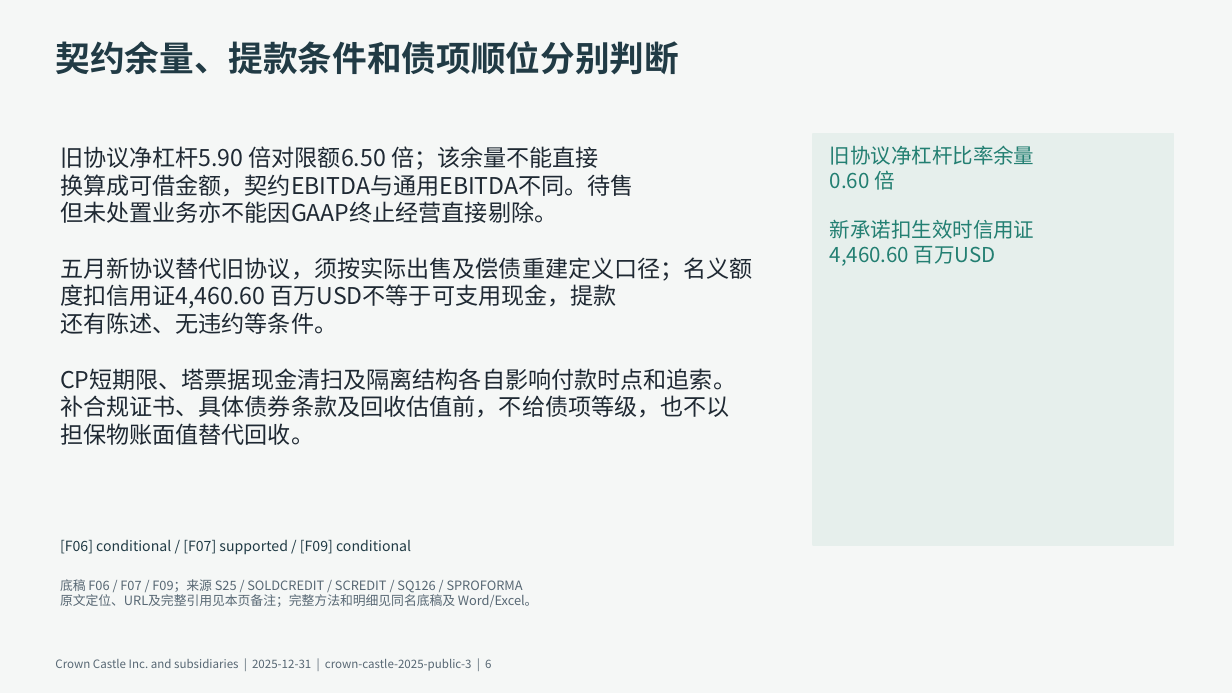
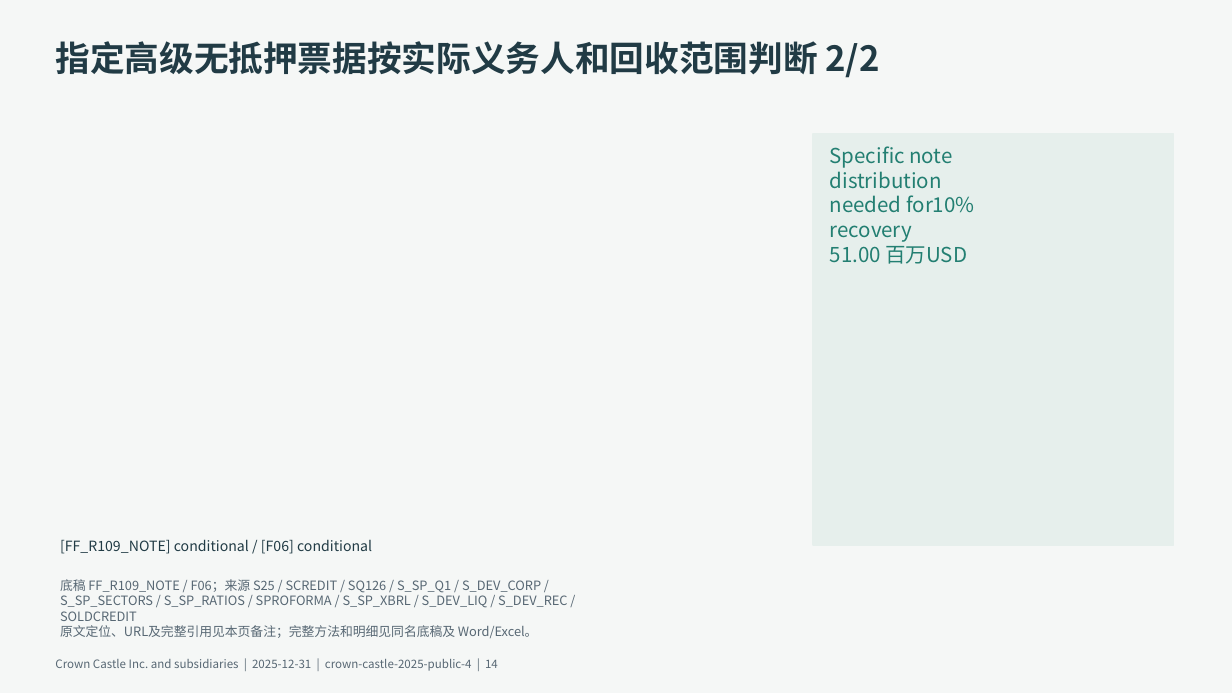
Before and after one commit to qingkongwanli0l/annual-report-analysis, a slide deck: slide 14 of examples/crown-castle-2025/deliverables/presentation.pptx (slide 6 before the commit). Drawn at 1232x693 pixels with LibreOffice and Linux fonts; fonts in the diff are those of the drawing. Boxes give left, top, right and bottom in pixels: in the first picture for what was removed or moved away, otherwise in the second. Text is boxed around its words. In the diff, an @@ line names an element or a change of style, - is before the commit and + after.

Commit message:
Complete Crown conditional credit case and recovery guidance

```diff
--- a/examples/crown-castle-2025/deliverables/presentation.pptx
+++ b/examples/crown-castle-2025/deliverables/presentation.pptx
@@ text at (55,41,880,78): text changed @@
-契约余量、提款条件和债项顺位分别判断
+指定高级无抵押票据按实际义务人和回收范围判断 2/2
@@ text removed at (60,146,753,445) @@
-旧协议净杠杆5.90 倍对限额6.50 倍；该余量不能直接
-换算成可借金额，契约EBITDA与通用EBITDA不同。待售
-但未处置业务亦不能因GAAP终止经营直接剔除。
-五月新协议替代旧协议，须按实际出售及偿债重建定义口径；名义额
-度扣信用证4,460.60 百万USD不等于可支用现金，提款
-还有陈述、无违约等条件。
-CP短期限、塔票据现金清扫及隔离结构各自影响付款时点和追索。
-补合规证书、具体债券条款及回收估值前，不给债项等级，也不以
-担保物账面值替代回收。
@@ text at (830,146,974,264): text changed @@
-旧协议净杠杆比率余量
-0.60 倍
-新承诺扣生效时信用证
-4,460.60 百万USD
+Specific note
+distribution
+needed for10%
+recovery
+51.00 百万USD
@@ text at (60,539,372,554): text changed @@
-[F06] conditional / [F07] supported / [F09] conditional
+[FF_R109_NOTE] conditional / [F06] conditional
@@ text at (60,579,567,621): text changed @@
-底稿 F06 / F07 / F09；来源 S25 / SOLDCREDIT / SCREDIT / SQ126 / SPROFORMA
+底稿 FF_R109_NOTE / F06；来源 S25 / SCREDIT / SQ126 / S_SP_Q1 / S_DEV_CORP /
+S_SP_SECTORS / S_SP_RATIOS / SPROFORMA / S_SP_XBRL / S_DEV_LIQ / S_DEV_REC /
+SOLDCREDIT
@@ text at (55,659,498,671): text changed @@
-Crown Castle Inc. and subsidiaries | 2025-12-31 | crown-castle-2025-public-3 | 6
+Crown Castle Inc. and subsidiaries | 2025-12-31 | crown-castle-2025-public-4 | 14
```
Also in this commit, not shown: 7 other slides changed, 8 slides added, 1 slide removed, 11 other files.
